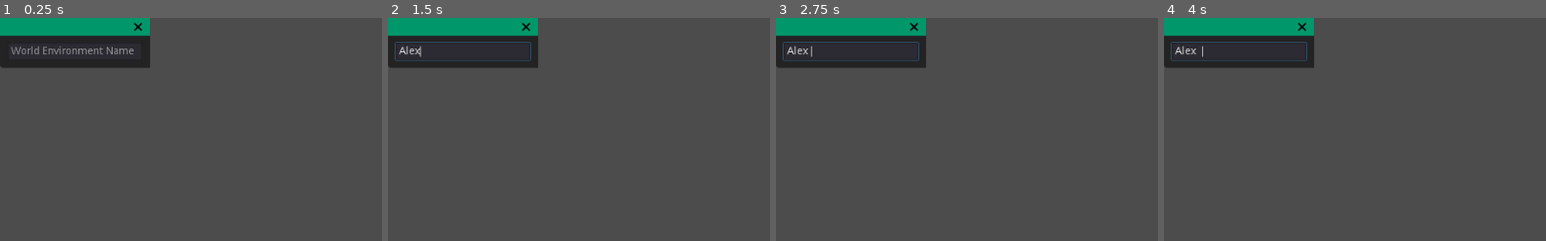
Above: before the commit, frames 1-4 (left to right).
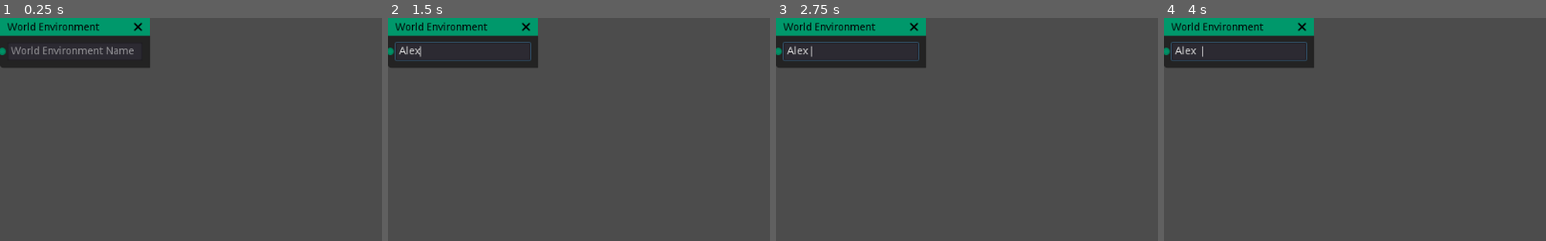
Above: after the commit, the same moments.

Repository: Mercadud/Godot-Project-Planner-Exporter
Game: Godot game, scene res://Scenes/nodesInherited/WorldEnvironment.tscn
Same seed, same stepped clock (60 frames per second), same inputs: the game is played once before the commit and once after it. This scene is started directly instead of the project's main scene.
Inputs (mouse positions are % of the whole screen's width and height, from its top left):
- Up to frame 1 (0.25 s): no input
- Up to frame 2 (1.5 s): click (10, 8) at 0.52 s; type "Alex" at 0.6 s; tap Enter at 1.25 s; move the mouse to (72, 45) at 1.27 s; tap Ctrl (ctrl) at 1.35 s; click (72, 45) at 1.42 s
- Up to frame 3 (2.75 s): tap Space at 2 s; drag from (30, 55) to (45, 70) at 2.02 s
- Up to frame 4 (4 s): tap Enter at 2.75 s; move the mouse to (60, 28) at 2.77 s; tap Ctrl (ctrl) at 2.85 s; click (60, 28) at 2.92 s; tap Space at 3.5 s; drag from (45, 70) to (20, 35) at 3.52 s
The pictures show only the part of the screen within x 0-50%, y 0-50%; the shares and areas given below are measured in that part.

The runs differ from the first frame. In frame 1, 0.4% of the frame differs, in the area x 0-26%, y 1-17%; in frame 2, 0.4%; in frame 3, 0.4%; in frame 4, 0.4%.
Error after the commit: Attempt to call function 'updateInfoPage' in base 'null instance' on a null instance. (res://Script/Tree/Nodes/WorldEnvironment.gd:29)

Commit message:
added info page to the World Environment

Diff:
--- a/Scenes/Pages/Main Page.tscn
+++ b/Scenes/Pages/Main Page.tscn
@@ -19,6 +19,7 @@
 [ext_resource path="res://Assets/Nodes/Import.png" type="Texture" id=17]
 [ext_resource path="res://Script/Tree/editor/itemLists/itemList.gd" type="Script" id=18]
 [ext_resource path="res://Scenes/nodesInherited/RootFolder.tscn" type="PackedScene" id=19]
+[ext_resource path="res://Script/Tree/editor/WorldEnvironment.gd" type="Script" id=20]
 
 [sub_resource type="StyleBoxFlat" id=1]
 bg_color = Color( 0.0705882, 0.0705882, 0.0705882, 1 )
@@ -272,7 +273,7 @@
 [node name="Misc" type="VSplitContainer" parent="Mount/MainWindow/Editor/Select/Nodes"]
 margin_top = 154.0
 margin_right = 200.0
-margin_bottom = 239.0
+margin_bottom = 257.0
 dragger_visibility = 2
 
 [node name="Label" type="Label" parent="Mount/MainWindow/Editor/Select/Nodes/Misc"]
@@ -286,9 +287,9 @@
 [node name="ItemList" type="ItemList" parent="Mount/MainWindow/Editor/Select/Nodes/Misc"]
 margin_top = 27.0
 margin_right = 200.0
-margin_bottom = 85.0
+margin_bottom = 103.0
 custom_styles/bg = ExtResource( 9 )
-items = [ "Script", ExtResource( 10 ), false, "Import", ExtResource( 17 ), false ]
+items = [ "Script", ExtResource( 10 ), false, "Import", ExtResource( 17 ), false, "World Environment", null, false ]
 auto_height = true
 script = ExtResource( 18 )
 
@@ -523,6 +524,41 @@
 margin_bottom = 24.0
 text = "Not Selected"
 editable = false
+
+[node name="WorldEnvironment" type="VBoxContainer" parent="Mount/MainWindow/Editor/Select/Info"]
+visible = false
+margin_right = 40.0
+margin_bottom = 40.0
+script = ExtResource( 20 )
+
+[node name="NodeName" type="HSplitContainer" parent="Mount/MainWindow/Editor/Select/Info/WorldEnvironment"]
+margin_right = 40.0
+margin_bottom = 40.0
+
+[node name="Label" type="Label" parent="Mount/MainWindow/Editor/Select/Info/WorldEnvironment/NodeName"]
+margin_right = 40.0
+margin_bottom = 14.0
+text = "WE name: "
+
+[node name="LineEdit" type="LineEdit" parent="Mount/MainWindow/Editor/Select/Info/WorldEnvironment/NodeName"]
+margin_right = 58.0
+margin_bottom = 24.0
+
+[node name="WEType" type="HSplitContainer" parent="Mount/MainWindow/Editor/Select/Info/WorldEnvironment"]
+margin_right = 40.0
+margin_bottom = 40.0
+
+[node name="Label" type="Label" parent="Mount/MainWindow/Editor/Select/Info/WorldEnvironment/WEType"]
+margin_right = 40.0
+margin_bottom = 14.0
+text = "Environment Type: "
+
+[node name="OptionButton" type="OptionButton" parent="Mount/MainWindow/Editor/Select/Info/WorldEnvironment/WEType"]
+margin_right = 29.0
+margin_bottom = 20.0
+text = "Default"
+items = [ "Default", null, false, 0, null, "Realistc", null, false, 1, null, "Toon", null, false, 2, null ]
+selected = 0
 
 [node name="None" type="VBoxContainer" parent="Mount/MainWindow/Editor/Select/Info"]
 margin_top = 26.0
@@ -574,6 +610,8 @@
 [connection signal="text_changed" from="Mount/MainWindow/Editor/Select/Info/Node/NodeName/LineEdit" to="Mount/MainWindow/Editor/Select/Info/Node" method="_on_LineEdit_text_changed"]
 [connection signal="text_changed" from="Mount/MainWindow/Editor/Select/Info/Node/NodeType/LineEdit" to="Mount/MainWindow/Editor/Select/Info/Node" method="_on_nodeType_text_changed"]
 [connection signal="button_up" from="Mount/MainWindow/Editor/Select/Info/Import/ImportLocation/Button" to="Mount/MainWindow/Editor/Select/Info/Import" method="_on_Button_button_up"]
+[connection signal="text_changed" from="Mount/MainWindow/Editor/Select/Info/WorldEnvironment/NodeName/LineEdit" to="Mount/MainWindow/Editor/Select/Info/WorldEnvironment" method="_on_LineEdit_text_changed"]
+[connection signal="item_selected" from="Mount/MainWindow/Editor/Select/Info/WorldEnvironment/WEType/OptionButton" to="Mount/MainWindow/Editor/Select/Info/WorldEnvironment" method="_on_OptionButton_item_selected"]
 [connection signal="dir_selected" from="Mount/MainWindow/FileDialog" to="Mount/MainWindow/tileBar/menus" method="_on_FileDialog_dir_selected"]
 [connection signal="file_selected" from="Mount/MainWindow/FileDialog" to="Mount/MainWindow/tileBar/menus" method="_on_FileDialog_file_selected"]
 [connection signal="file_selected" from="Mount/MainWindow/ImportFile" to="Mount/MainWindow/Editor/Select/Info/Import" method="_on_ImportFile_file_selected"]
--- a/Scenes/nodesInherited/WorldEnvironment.tscn
+++ b/Scenes/nodesInherited/WorldEnvironment.tscn
@@ -8,6 +8,9 @@
 [node name="WorldEnvironment" instance=ExtResource( 1 )]
 custom_styles/frame = ExtResource( 4 )
 custom_styles/selectedframe = ExtResource( 3 )
+title = "World Environment"
+slot/0/left_enabled = true
+slot/0/left_color = Color( 0, 0.596078, 0.419608, 1 )
 script = ExtResource( 2 )
 
 [node name="LineEdit" parent="." index="0"]
@@ -16,3 +19,6 @@
 margin_right = 191.0
 margin_bottom = 57.0
 placeholder_text = "World Environment Name"
+[connection signal="close_request" from="." to="." method="_on_WorldEnvironment_close_request"]
+[connection signal="dragged" from="." to="." method="_on_WorldEnvironment_dragged"]
+[connection signal="text_changed" from="LineEdit" to="." method="_on_LineEdit_text_changed"]
--- a/Script/Tree/Nodes/WorldEnvironment.gd
+++ b/Script/Tree/Nodes/WorldEnvironment.gd
@@ -1,6 +1,29 @@
 extends "res://Script/Tree/Nodes/BaseNode.gd"
 
+onready var WEInfo = get_node(infoPage + "/WorldEnvironment")
 
 func _ready():
 	info["default"] = false
-	info["WEPlaceholder"] = "realistic"
+	info["WEType"] = "Default"
+	info["nodeName"] = self.name
+	info["id"] = data.getRandomNum()
+
+func updateSpecialInfo(loc):
+	data.nodeList[loc]["default"] = info["default"]
+	data.nodeList[loc]["default"] = info["default"]
+
+func updateInfoPage():
+	WEInfo.updateInfoPage()
+
+
+func _on_WorldEnvironment_close_request():
+	queue_free()
+
+
+func _on_WorldEnvironment_dragged(_from, to):
+	info["location"] = to
+
+
+func _on_LineEdit_text_changed(new_text):
+	info["name"] = new_text
+	WEInfo.updateInfoPage()
--- a/Script/Tree/editor/GraphEdit.gd
+++ b/Script/Tree/editor/GraphEdit.gd
@@ -29,7 +29,11 @@
 	return true
 
 func drop_data(_position, type):
-	var node = load("res://Scenes/nodesInherited/" + type + ".tscn")
+	var node
+	if type != "World Environment":
+		node = load("res://Scenes/nodesInherited/" + type + ".tscn")
+	else:
+		node = load("res://Scenes/nodesInherited/WorldEnvironment.tscn")
 	if node != null:
 		var inst = node.instance()
 		add_child(inst)
@@ -53,6 +57,8 @@
 		spawnNode("Script")
 	if index == 1:
 		spawnNode("Import")
+	if index == 2:
+		spawnNode("WorldEnvironment")
 
 func _on_GraphEdit_connection_request(from, from_slot, to, to_slot):
 	updateConnectionList()
--- a/Script/Tree/editor/Info.gd
+++ b/Script/Tree/editor/Info.gd
@@ -1,6 +1,5 @@
 extends VBoxContainer
 
-var node
 
 onready var folderSelected = $Folder
 onready var sceneSelected = $Scene
@@ -8,25 +7,24 @@
 onready var nodeSelected = $Node
 onready var noneSelected = $None
 onready var importSelected = $Import
-
-func _ready():
-	pass
+onready var WESelected = $WorldEnvironment
 
 func _on_GraphEdit_node_selected(n):
-	node = n
-	$Title.text = node.name
+	$Title.text = n.name
 	if "Folder" in n.name:
-		onFolder()
+		onFolder(n)
 	elif "Scene" in n.name:
-		onScene()
+		onScene(n)
 	elif "Script" in n.name:
-		onScript()
+		onScript(n)
 	elif "Node" in n.name:
-		onNode()
+		onNode(n)
 	elif "Import" in n.name:
-		onImport()
+		onImport(n)
+	elif "WorldEnvironment" in n.name:
+		onWE(n)
 
-func onFolder():
+func onFolder(node):
 	folderSelected.visible = true
 	folderSelected.setNode(node)
 	sceneSelected.visible = false
@@ -34,9 +32,10 @@
 	nodeSelected.visible = false
 	noneSelected.visible = false
 	importSelected.visible = false
+	WESelected.visible = false
 
 
-func onScene():
+func onScene(node):
 	folderSelected.visible = false
 	sceneSelected.visible = true
 	sceneSelected.setNode(node)
@@ -44,8 +43,9 @@
 	nodeSelected.visible = false
 	noneSelected.visible = false
 	importSelected.visible = false
+	WESelected.visible = false
 
-func onScript():
+func onScript(node):
 	folderSelected.visible = false
 	sceneSelected.visible = false
 	scriptSelected.visible = true
@@ -53,8 +53,9 @@
 	nodeSelected.visible = false
 	noneSelected.visible = false
 	importSelected.visible = false
+	WESelected.visible = false
 
-func onNode():
+func onNode(node):
 	folderSelected.visible = false
 	sceneSelected.visible = false
 	scriptSelected.visible = false
@@ -62,16 +63,9 @@
 	nodeSelected.setNode(node)
 	noneSelected.visible = false
 	importSelected.visible = false
+	WESelected.visible = false
 
-func onNone():
-	folderSelected.visible = false
-	sceneSelected.visible = false
-	scriptSelected.visible = false
-	nodeSelected.visible = false
-	noneSelected.visible = false
-	importSelected.visible = false
-
-func onImport():
+func onImport(node):
 	folderSelected.visible = false
 	sceneSelected.visible = false
 	scriptSelected.visible = false
@@ -79,3 +73,14 @@
 	noneSelected.visible = false
 	importSelected.visible = true
 	importSelected.setNode(node)
+	WESelected.visible = false
+
+func onWE(node):
+	folderSelected.visible = false
+	sceneSelected.visible = false
+	scriptSelected.visible = false
+	nodeSelected.visible = false
+	noneSelected.visible = false
+	importSelected.visible = false
+	WESelected.visible = true
+	WESelected.setNode(node)
--- a/Script/Tree/editor/Scene.gd
+++ b/Script/Tree/editor/Scene.gd
@@ -23,4 +23,4 @@
 	childLoc.updateNode()
 
 func _on_OptionButton_item_selected(index):
-	childLoc.info["sceneType"] = $SceneType/OptionButton.get_item_text(index)
+	childLoc.info["sceneType"] = sceneType.get_item_text(index)
--- /dev/null
+++ b/Script/Tree/editor/WorldEnvironment.gd
@@ -0,0 +1,24 @@
+extends VBoxContainer
+
+var childLoc
+
+
+onready var WEType = $WEType/OptionButton
+
+func setNode(e):
+	childLoc = e
+	updateInfoPage()
+
+func updateInfoPage():
+	$NodeName/LineEdit.text = childLoc.info["name"]
+	for i in WEType.get_item_count():
+		if childLoc.info["WEType"] == WEType.get_item_text(i):
+			WEType.select(i)
+
+func _on_LineEdit_text_changed(new_text):
+	childLoc.info["name"] = new_text
+	childLoc.updateNode()
+
+
+func _on_OptionButton_item_selected(index):
+	childLoc.info["WEType"] = WEType.get_item_text(index)
Not shown: 1 places in Scenes/Pages/Main Page.tscn that only renumber resources
